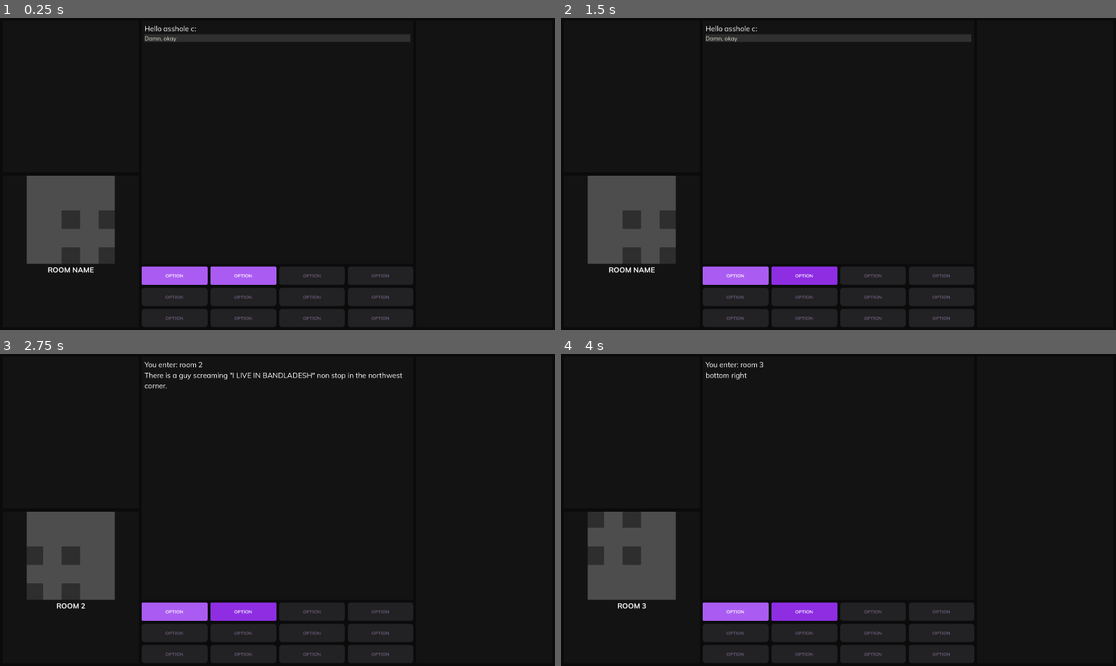
Above: before the commit, frames 1-4 (two rows, left to right).
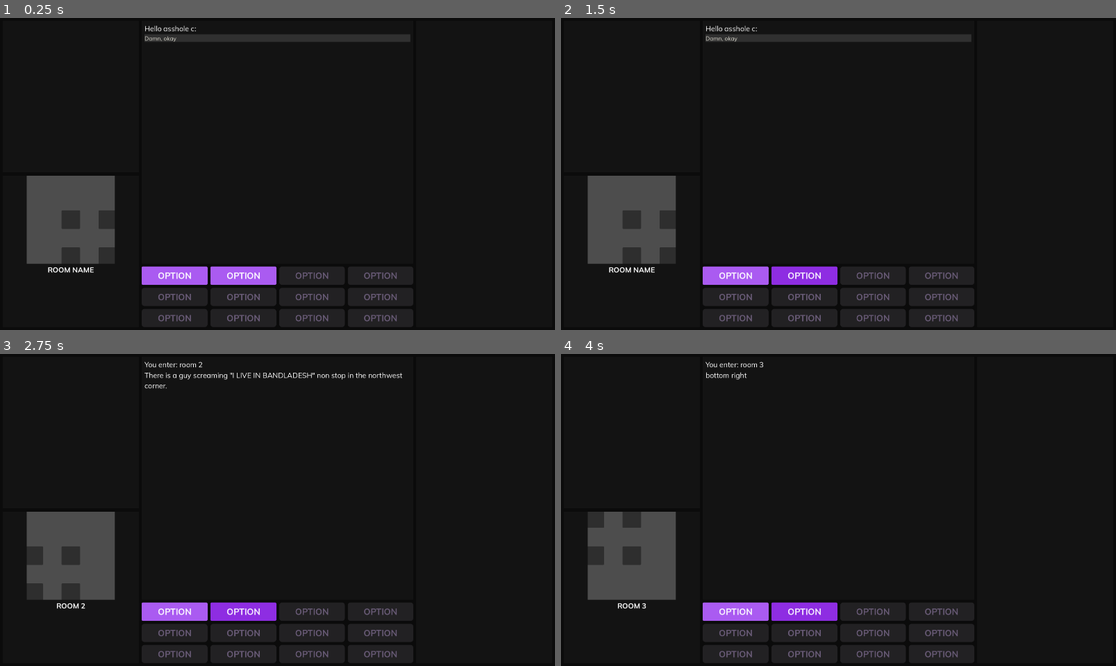
Above: after the commit, the same moments.

Repository: dubtcs/textbased
Game: Godot game, scene res://ui/ui.tscn
Same seed, same stepped clock (60 frames per second), same inputs: the game is played once before the commit and once after it. This scene is started directly instead of the project's main scene.
Inputs:
- Up to frame 1 (0.25 s): no input
- Up to frame 2 (1.5 s): click "OPTION" at 0.5 s; click "OPTION" at 1.25 s
- Up to frame 3 (2.75 s): tap Enter at 2 s; hold D (moveEast) from 2.03 s (still down)
- Up to frame 4 (4 s): tap Space at 2.75 s; release D (moveEast) at 2.78 s; hold S (moveSouth) 2.78-3.53 s; tap Enter at 3.5 s; hold D (moveEast) from 3.53 s (still down)

The runs differ from the first frame. In frame 1, 0.8% of the frame differs, in the area x 28-72%, y 81-98%; in frame 2, 0.8%; in frame 3, 0.8%; in frame 4, 0.8%.

Commit message:
Viewport scene, option button control

Diff:
--- a/RoomControl.gd
+++ b/RoomControl.gd
@@ -1,8 +1,7 @@
 extends Node;
 class_name GameAreaController;
 
-@export var _areaDropTo: Node = self;
-@export var _camera: Camera2D = null;
+@export var _viewport: GameWorldViewport = null;
 
 const areaFolder: String = "res://world/areas/_use";
 
@@ -12,7 +11,7 @@
 func AttemptMove(dir: Enums.MoveDirection) -> bool:
 	if(_currentArea.CanMove(dir)):
 		if(_currentArea.MoveInDirection(dir)):
-			_camera.position = _currentArea.GetCurrentRoom().position;
+			_viewport.MoveCameraTo(_currentArea.GetCurrentRoom().position);
 			return true;
 	return false;
 
@@ -53,5 +52,5 @@
 				_areaInfo[id].instance = sceneInstance;
 				_currentArea = sceneInstance;
 				sceneInstance.name = id;
-				_areaDropTo.add_child(sceneInstance);
+				_viewport.AddAreaInstance(sceneInstance);
 				_currentArea.visible = false; # hide it
--- /dev/null
+++ b/ui/gameplay/OptionButton.gd
@@ -0,0 +1,17 @@
+extends Button
+
+@export var _userInputEventName: String = "";
+
+#@onready var _hotkey: Button = $"Hotkey";
+
+# Called when the node enters the scene tree for the first time.
+func _ready():
+	#if(not _userInputEventName.is_empty()):
+		#var ev: InputEventAction = InputEventAction.new();
+		#ev.action = _userInputEventName;
+		#_hotkey.shortcut.events.push_back(ev);
+	return;
+
+# Called every frame. 'delta' is the elapsed time since the previous frame.
+func _process(delta):
+	pass
--- /dev/null
+++ b/ui/gameplay/OptionButton.tscn
@@ -0,0 +1,39 @@
+[gd_scene load_steps=5 format=3 uid="uid://bpu0kl4hgmv5g"]
+
+[ext_resource type="Theme" uid="uid://nswl1l5aumr" path="res://ui/ptheme/ptheme.tres" id="1_xk2rf"]
+[ext_resource type="StyleBox" uid="uid://ck2yvigxlxmh3" path="res://ui/ptheme/stylebox/500_border.tres" id="2_fv3np"]
+[ext_resource type="Script" path="res://ui/gameplay/OptionButton.gd" id="2_mhhqr"]
+
+[sub_resource type="Shortcut" id="Shortcut_m754s"]
+
+[node name="Button" type="Button"]
+offset_right = 228.0
+offset_bottom = 64.0
+size_flags_horizontal = 3
+size_flags_vertical = 3
+focus_mode = 0
+theme = ExtResource("1_xk2rf")
+theme_override_font_sizes/font_size = 30
+text = "OPTION"
+script = ExtResource("2_mhhqr")
+
+[node name="Hotkey" type="Button" parent="."]
+visible = false
+layout_mode = 1
+anchors_preset = 3
+anchor_left = 1.0
+anchor_top = 1.0
+anchor_right = 1.0
+anchor_bottom = 1.0
+offset_left = -35.0
+offset_top = -25.0
+offset_right = -5.0
+offset_bottom = 5.0
+grow_horizontal = 0
+grow_vertical = 0
+mouse_filter = 2
+theme_override_styles/normal = ExtResource("2_fv3np")
+disabled = true
+action_mode = 0
+shortcut = SubResource("Shortcut_m754s")
+text = "1"
--- /dev/null
+++ b/ui/gameplay/viewport.gd
@@ -0,0 +1,14 @@
+extends AspectRatioContainer
+class_name GameWorldViewport;
+
+@onready var _view: SubViewport = $"SubViewportContainer/SubViewport";
+@onready var _camera: Camera2D = $"SubViewportContainer/SubViewport/Camera2D";
+
+func _ready() -> void:
+	return;
+
+func MoveCameraTo(pos: Vector2) -> void:
+	$"SubViewportContainer/SubViewport/Camera2D".position = pos;
+
+func AddAreaInstance(area: Node) -> void:
+	$"SubViewportContainer/SubViewport".add_child(area);
--- /dev/null
+++ b/ui/gameplay/viewport.tscn
@@ -0,0 +1,24 @@
+[gd_scene load_steps=2 format=3 uid="uid://chg33hrumapn2"]
+
+[ext_resource type="Script" path="res://ui/gameplay/viewport.gd" id="1_yd1h7"]
+
+[node name="WorldViewport" type="AspectRatioContainer"]
+anchors_preset = 15
+anchor_right = 1.0
+anchor_bottom = 1.0
+grow_horizontal = 2
+grow_vertical = 2
+script = ExtResource("1_yd1h7")
+
+[node name="SubViewportContainer" type="SubViewportContainer" parent="."]
+layout_mode = 2
+stretch = true
+
+[node name="SubViewport" type="SubViewport" parent="SubViewportContainer"]
+handle_input_locally = false
+size = Vector2i(1080, 1080)
+render_target_update_mode = 4
+
+[node name="Camera2D" type="Camera2D" parent="SubViewportContainer/SubViewport"]
+position_smoothing_enabled = true
+position_smoothing_speed = 10.0
--- /dev/null
+++ b/ui/ptheme/stylebox/500_border.tres
@@ -0,0 +1,13 @@
+[gd_resource type="StyleBoxFlat" format=3 uid="uid://ck2yvigxlxmh3"]
+
+[resource]
+bg_color = Color(0.666667, 0.356863, 0.945098, 1)
+border_width_left = 2
+border_width_top = 2
+border_width_right = 2
+border_width_bottom = 2
+border_color = Color(0.0431373, 0.0431373, 0.0431373, 1)
+corner_radius_top_left = 5
+corner_radius_top_right = 5
+corner_radius_bottom_right = 5
+corner_radius_bottom_left = 5
--- a/ui/ui.tscn
+++ b/ui/ui.tscn
@@ -7,6 +7,8 @@
 [ext_resource type="StyleBox" uid="uid://b7eyq6r2vq3hp" path="res://ui/ptheme/stylebox/empty_stylebox.tres" id="3_yjsi6"]
 [ext_resource type="Script" path="res://ui/gameplay/ScrollContainer.gd" id="5_v15us"]
 [ext_resource type="FontFile" uid="uid://me8na30diav6" path="res://ui/font/Mulish-Bold.ttf" id="6_cgwi5"]
+[ext_resource type="PackedScene" uid="uid://chg33hrumapn2" path="res://ui/gameplay/viewport.tscn" id="6_nrxca"]
+[ext_resource type="PackedScene" uid="uid://bpu0kl4hgmv5g" path="res://ui/gameplay/OptionButton.tscn" id="9_724xe"]
 
 [sub_resource type="StyleBoxFlat" id="StyleBoxFlat_s8bl2"]
 bg_color = Color(0.0431373, 0.0431373, 0.0431373, 1)
@@ -21,10 +23,9 @@
 theme = ExtResource("1_n7kpt")
 script = ExtResource("1_hxgrb")
 
-[node name="AreaControl" type="Node" parent="." node_paths=PackedStringArray("_areaDropTo", "_camera")]
+[node name="AreaControl" type="Node" parent="." node_paths=PackedStringArray("_viewport")]
 script = ExtResource("1_gvlbr")
-_areaDropTo = NodePath("../Panel/MarginContainer/HBoxContainer/Left/GameInfo/VBoxContainer/Panel/VBoxContainer/Panel/AspectRatioContainer/SubViewportContainer/SubViewport")
-_camera = NodePath("../Panel/MarginContainer/HBoxContainer/Left/GameInfo/VBoxContainer/Panel/VBoxContainer/Panel/AspectRatioContainer/SubViewportContainer/SubViewport/Camera2D")
+_viewport = NodePath("../Panel/MarginContainer/HBoxContainer/Left/GameInfo/VBoxContainer/Panel/VBoxContainer/Panel/WorldViewport")
 
 [node name="GameControl" type="Node" parent="."]
 script = ExtResource("3_f07ok")
@@ -94,26 +95,8 @@
 size_flags_vertical = 3
 theme_override_styles/panel = ExtResource("3_yjsi6")
 
-[node name="AspectRatioContainer" type="AspectRatioContainer" parent="Panel/MarginContainer/HBoxContainer/Left/GameInfo/VBoxContainer/Panel/VBoxContainer/Panel"]
-layout_mode = 1
-anchors_preset = 15
-anchor_right = 1.0
-anchor_bottom = 1.0
-grow_horizontal = 2
-grow_vertical = 2
-
-[node name="SubViewportContainer" type="SubViewportContainer" parent="Panel/MarginContainer/HBoxContainer/Left/GameInfo/VBoxContainer/Panel/VBoxContainer/Panel/AspectRatioContainer"]
-layout_mode = 2
-stretch = true
-
-[node name="SubViewport" type="SubViewport" parent="Panel/MarginContainer/HBoxContainer/Left/GameInfo/VBoxContainer/Panel/VBoxContainer/Panel/AspectRatioContainer/SubViewportContainer"]
-handle_input_locally = false
-size = Vector2i(306, 306)
-render_target_update_mode = 4
-
-[node name="Camera2D" type="Camera2D" parent="Panel/MarginContainer/HBoxContainer/Left/GameInfo/VBoxContainer/Panel/VBoxContainer/Panel/AspectRatioContainer/SubViewportContainer/SubViewport"]
-position_smoothing_enabled = true
-position_smoothing_speed = 10.0
+[node name="WorldViewport" parent="Panel/MarginContainer/HBoxContainer/Left/GameInfo/VBoxContainer/Panel/VBoxContainer/Panel" instance=ExtResource("6_nrxca")]
+layout_mode = 1
 
 [node name="RoomTitle" type="Label" parent="Panel/MarginContainer/HBoxContainer/Left/GameInfo/VBoxContainer/Panel/VBoxContainer"]
 layout_mode = 2
@@ -178,99 +161,63 @@
 theme_override_constants/v_separation = 10
 columns = 4
 
-[node name="Button" type="Button" parent="Panel/MarginContainer/HBoxContainer/Middle/Panel/GridContainer"]
-layout_mode = 2
-size_flags_horizontal = 3
-size_flags_vertical = 3
-focus_mode = 0
-text = "OPTION"
-
-[node name="Button2" type="Button" parent="Panel/MarginContainer/HBoxContainer/Middle/Panel/GridContainer"]
-layout_mode = 2
-size_flags_horizontal = 3
-size_flags_vertical = 3
-focus_mode = 0
-text = "OPTION"
-
-[node name="Button3" type="Button" parent="Panel/MarginContainer/HBoxContainer/Middle/Panel/GridContainer"]
-layout_mode = 2
-size_flags_horizontal = 3
-size_flags_vertical = 3
-focus_mode = 0
-disabled = true
-text = "OPTION"
-
-[node name="Button4" type="Button" parent="Panel/MarginContainer/HBoxContainer/Middle/Panel/GridContainer"]
-layout_mode = 2
-size_flags_horizontal = 3
-size_flags_vertical = 3
-focus_mode = 0
-disabled = true
-text = "OPTION"
-
-[node name="Button5" type="Button" parent="Panel/MarginContainer/HBoxContainer/Middle/Panel/GridContainer"]
-layout_mode = 2
-size_flags_horizontal = 3
-size_flags_vertical = 3
-focus_mode = 0
-disabled = true
-text = "OPTION"
-
-[node name="Button6" type="Button" parent="Panel/MarginContainer/HBoxContainer/Middle/Panel/GridContainer"]
-layout_mode = 2
-size_flags_horizontal = 3
-size_flags_vertical = 3
-focus_mode = 0
-disabled = true
-text = "OPTION"
-
-[node name="Button7" type="Button" parent="Panel/MarginContainer/HBoxContainer/Middle/Panel/GridContainer"]
-layout_mode = 2
-size_flags_horizontal = 3
-size_flags_vertical = 3
-focus_mode = 0
-disabled = true
-text = "OPTION"
-
-[node name="Button8" type="Button" parent="Panel/MarginContainer/HBoxContainer/Middle/Panel/GridContainer"]
-layout_mode = 2
-size_flags_horizontal = 3
-size_flags_vertical = 3
-focus_mode = 0
-disabled = true
-text = "OPTION"
-
-[node name="Button9" type="Button" parent="Panel/MarginContainer/HBoxContainer/Middle/Panel/GridContainer"]
-layout_mode = 2
-size_flags_horizontal = 3
-size_flags_vertical = 3
-focus_mode = 0
-disabled = true
-text = "OPTION"
-
-[node name="Button10" type="Button" parent="Panel/MarginContainer/HBoxContainer/Middle/Panel/GridContainer"]
-layout_mode = 2
-size_flags_horizontal = 3
-size_flags_vertical = 3
-focus_mode = 0
-disabled = true
-text = "OPTION"
-
-[node name="Button11" type="Button" parent="Panel/MarginContainer/HBoxContainer/Middle/Panel/GridContainer"]
-layout_mode = 2
-size_flags_horizontal = 3
-size_flags_vertical = 3
-focus_mode = 0
-disabled = true
-text = "OPTION"
-
-[node name="Button12" type="Button" parent="Panel/MarginContainer/HBoxContainer/Middle/Panel/GridContainer"]
-layout_mode = 2
-size_flags_horizontal = 3
-size_flags_vertical = 3
-focus_mode = 0
-disabled = true
-text = "OPTION"
+[node name="Button" parent="Panel/MarginContainer/HBoxContainer/Middle/Panel/GridContainer" instance=ExtResource("9_724xe")]
+layout_mode = 2
+_userInputEventName = "moveEast"
+
+[node name="Button2" parent="Panel/MarginContainer/HBoxContainer/Middle/Panel/GridContainer" instance=ExtResource("9_724xe")]
+layout_mode = 2
+_userInputEventName = "moveEast"
+
+[node name="Button3" parent="Panel/MarginContainer/HBoxContainer/Middle/Panel/GridContainer" instance=ExtResource("9_724xe")]
+layout_mode = 2
+disabled = true
+_userInputEventName = "moveEast"
+
+[node name="Button4" parent="Panel/MarginContainer/HBoxContainer/Middle/Panel/GridContainer" instance=ExtResource("9_724xe")]
+layout_mode = 2
+disabled = true
+_userInputEventName = "moveEast"
+
+[node name="Button5" parent="Panel/MarginContainer/HBoxContainer/Middle/Panel/GridContainer" instance=ExtResource("9_724xe")]
+layout_mode = 2
+disabled = true
+_userInputEventName = "moveEast"
+
+[node name="Button6" parent="Panel/MarginContainer/HBoxContainer/Middle/Panel/GridContainer" instance=ExtResource("9_724xe")]
+layout_mode = 2
+disabled = true
+_userInputEventName = "moveEast"
+
+[node name="Button7" parent="Panel/MarginContainer/HBoxContainer/Middle/Panel/GridContainer" instance=ExtResource("9_724xe")]
+layout_mode = 2
+disabled = true
+_userInputEventName = "moveEast"
+
+[node name="Button8" parent="Panel/MarginContainer/HBoxContainer/Middle/Panel/GridContainer" instance=ExtResource("9_724xe")]
+layout_mode = 2
+disabled = true
+_userInputEventName = "moveEast"
+
+[node name="Button9" parent="Panel/MarginContainer/HBoxContainer/Middle/Panel/GridContainer" instance=ExtResource("9_724xe")]
+layout_mode = 2
+disabled = true
+_userInputEventName = "moveEast"
+
+[node name="Button10" parent="Panel/MarginContainer/HBoxContainer/Middle/Panel/GridContainer" instance=ExtResource("9_724xe")]
+layout_mode = 2
+disabled = true
+_userInputEventName = "moveEast"
+
+[node name="Button11" parent="Panel/MarginContainer/HBoxContainer/Middle/Panel/GridContainer" instance=ExtResource("9_724xe")]
+layout_mode = 2
+disabled = true
+_userInputEventName = "moveEast"
+
+[node name="Button12" parent="Panel/MarginContainer/HBoxContainer/Middle/Panel/GridContainer" instance=ExtResource("9_724xe")]
+layout_mode = 2
+disabled = true
+_userInputEventName = "moveEast"
 
 [node name="Right" type="VBoxContainer" parent="Panel/MarginContainer/HBoxContainer"]
 layout_mode = 2
Not shown: 1 places in ui/ui.tscn that only renumber resources
